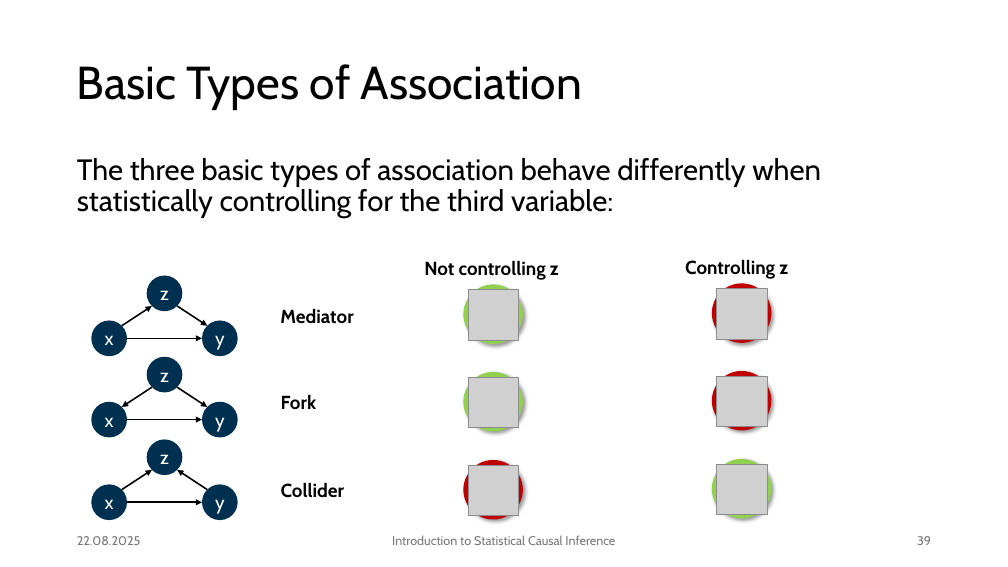
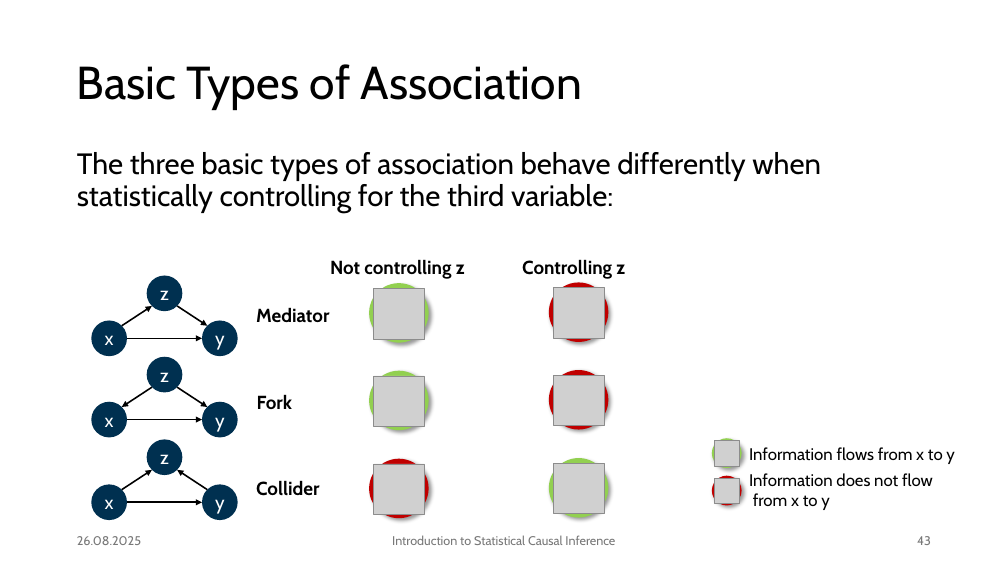
Before and after one commit to JulianFrattini/bda4sci, a slide deck: slide 43 of version2/slides/intro-sci.pptx (slide 39 before the commit). Drawn at 1008x567 pixels with LibreOffice and Linux fonts; fonts in the diff are those of the drawing; grey boxes stand for pictures; background and template pictures are left out. Boxes give left, top, right and bottom in pixels: in the first picture for what was removed or moved away, otherwise in the second. Text is boxed around its words. In the diff, an @@ line names an element or a change of style, - is before the commit and + after.

```diff
--- a/version2/slides/intro-sci.pptx
+++ b/version2/slides/intro-sci.pptx
@@ text "The three basic types of ...": place and size @@
-text "The three basic types of ..." at (77,158,821,219)
+text "The three basic types of ..." at (77,152,821,213)
@@ 3 pictures, 3 ellipses, 1 text: place and size @@
-3 pictures, 3 ellipses, 1 text at (424,260,559,520)
+3 pictures, 3 ellipses, 1 text at (330,259,465,519)
@@ 3 pictures, 3 ellipses, 1 text: place and size @@
-3 pictures, 3 ellipses, 1 text at (685,259,788,519)
+3 pictures, 3 ellipses, 1 text at (522,259,625,518)
@@ ellipse added at (712,439,742,468), fill #92D050 @@
@@ picture added at (715,441,740,466) @@
@@ text added at (749,447,954,464), 16 pt, text #000000 @@
+Information flows from x to y
@@ 3 texts: place and size @@
-3 texts at (280,308,353,498)
+3 texts at (256,307,329,496)
@@ ellipse added at (712,476,742,505), fill #C00000 @@
@@ picture added at (715,479,740,504) @@
@@ text added at (749,473,933,510), 16 pt, text #000000 @@
+Information does not flow
+from x to y
@@ text at (77,536,141,545): text changed @@
-22.08.2025
+26.08.2025
@@ page number at (917,536,931,545): text changed @@
-39
+43
```
Also in this commit, not shown: 51 other slides changed, 12 slides added, 4 slides removed, 2 other files.
